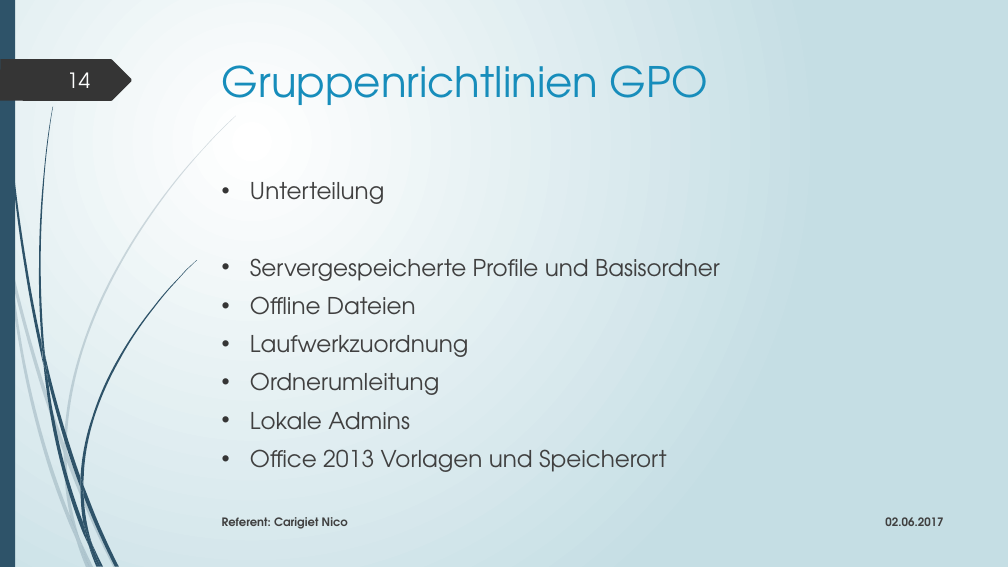
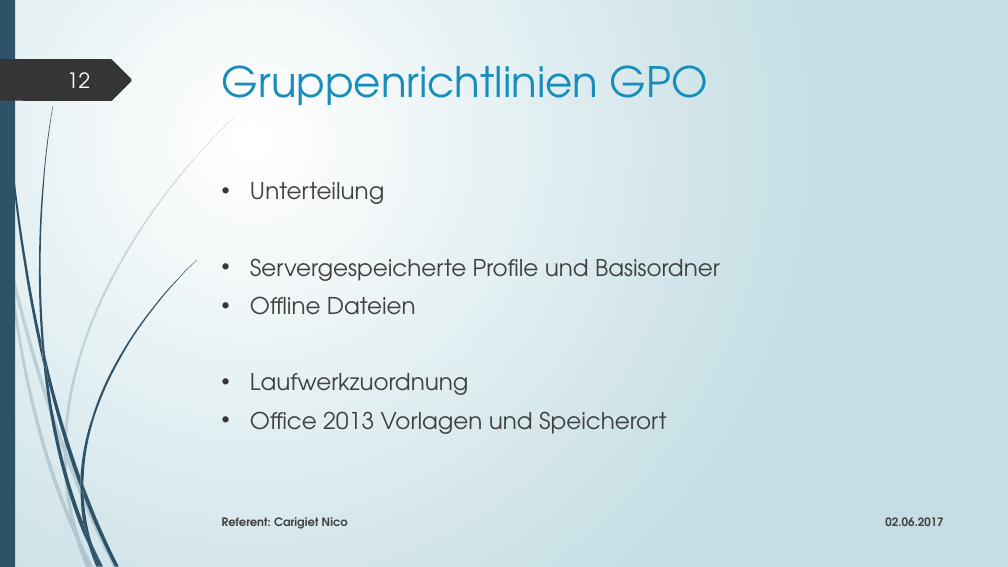
Before and after one commit to edecom/IPA, a slide deck: slide 12 of 4_Dokumente/48_Präsentation & Demonstration/IPA_Präsentation_Carigiet_Nico_20170529.pptx (slide 14 before the commit). Drawn at 1008x567 pixels with LibreOffice and Linux fonts; fonts in the diff are those of the drawing. Boxes give left, top, right and bottom in pixels: in the first picture for what was removed or moved away, otherwise in the second. Text is boxed around its words. In the diff, an @@ line names an element or a change of style, - is before the commit and + after.

```diff
--- a/4_Dokumente/48_Präsentation & Demonstration/IPA_Präsentation_Carigiet_Nico_20170529.pptx
+++ b/4_Dokumente/48_Präsentation & Demonstration/IPA_Präsentation_Carigiet_Nico_20170529.pptx
@@ page number at [67, 72, 90, 88]: text changed @@
-14
+12
@@ text at [250, 372, 439, 430]: paragraphs removed @@
-• Ordnerumleitung
-• Lokale Admins
```
Also in this commit, not shown: 7 other slides changed, 2 slides removed, 6 other files.
